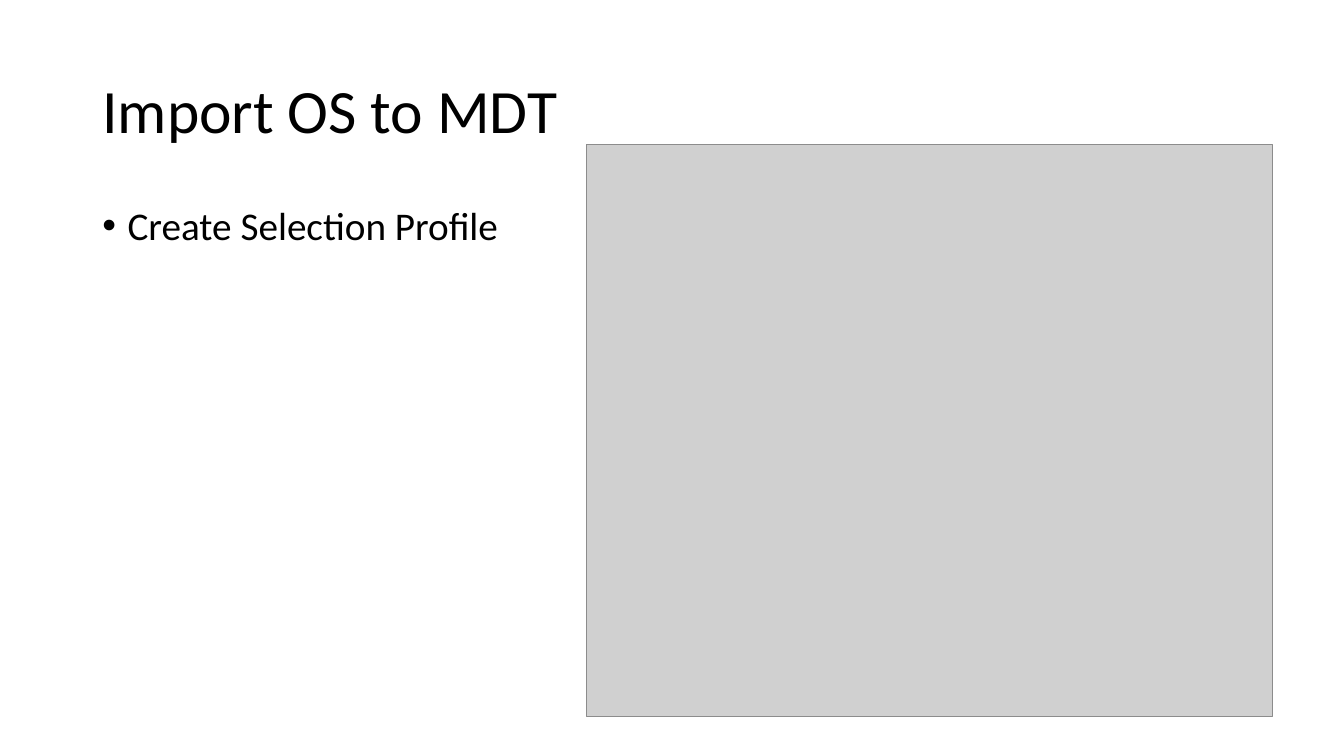
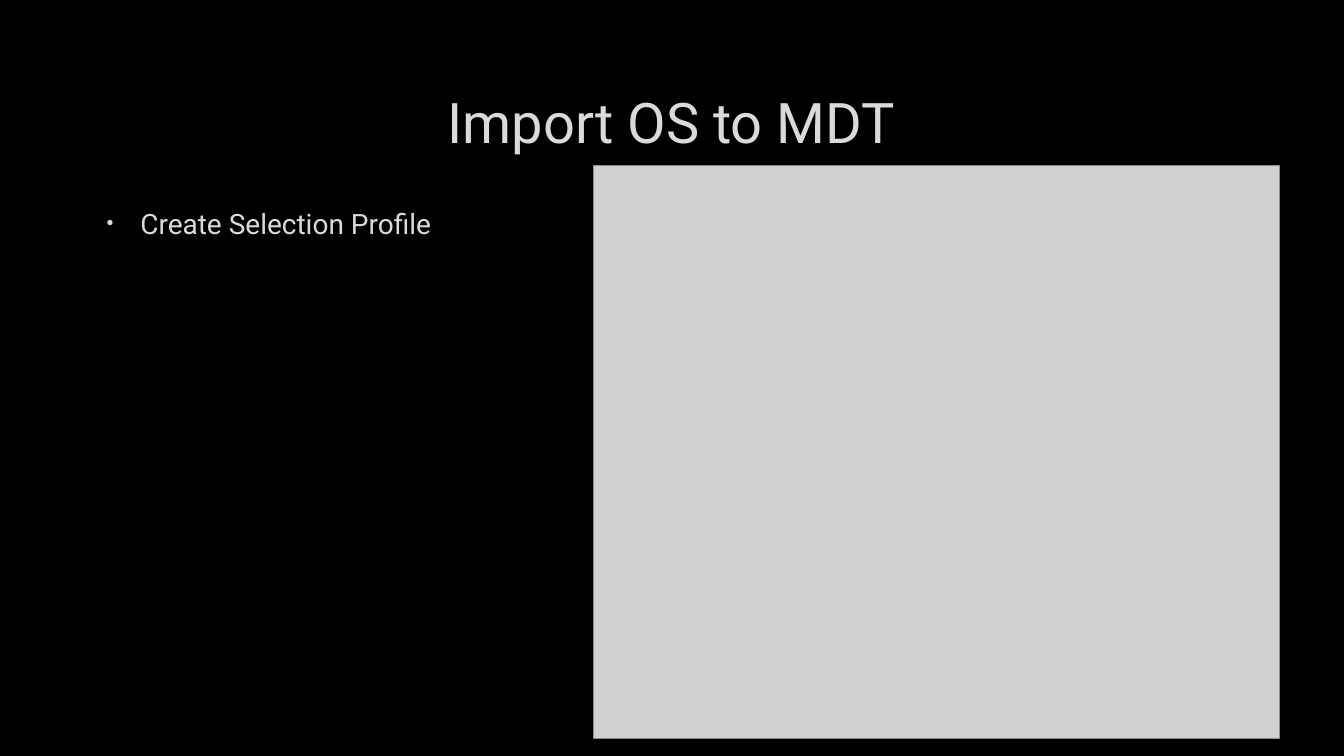
Before and after one commit to fydexx/HECC-2018, a slide deck: slide 15 of Part_01/Section02.pptx. Drawn at 1344x756 pixels with LibreOffice and Linux fonts; fonts in the diff are those of the drawing; grey boxes stand for pictures; background and template pictures are left out. Boxes give left, top, right and bottom in pixels: in the first picture for what was removed or moved away, otherwise in the second. Text is boxed around its words. In the diff, an @@ line names an element or a change of style, - is before the commit and + after.

```diff
--- a/Part_01/Section02.pptx
+++ b/Part_01/Section02.pptx
@@ background #FFFFFF to picture (left out) @@
@@ title "Import OS to MDT": place and size @@
-title "Import OS to MDT" at bbox=[102, 93, 557, 143]
+title "Import OS to MDT" at bbox=[448, 102, 895, 155]
@@ title "Import OS to MDT" at bbox=[448, 102, 895, 155]: size 44 to 40 pt, font Calibri to Roboto, text colour #000000 to #DADADA, letter outline none to #404040 0.75 pt; alignment left to centre; line spacing 0.9 to 1 @@
@@ picture: place and size @@
-picture at bbox=[587, 144, 1273, 717]
+picture at bbox=[594, 165, 1280, 738]
@@ text "Create Selection Profile" at bbox=[140, 212, 431, 235]: size 28 to 20 pt, font Calibri to Roboto, text colour #000000 to #DADADA, letter outline none to #404040 0.75 pt; indent changed; line spacing 0.9 to 1 @@
```
Also in this commit, not shown: 29 other slides changed.
